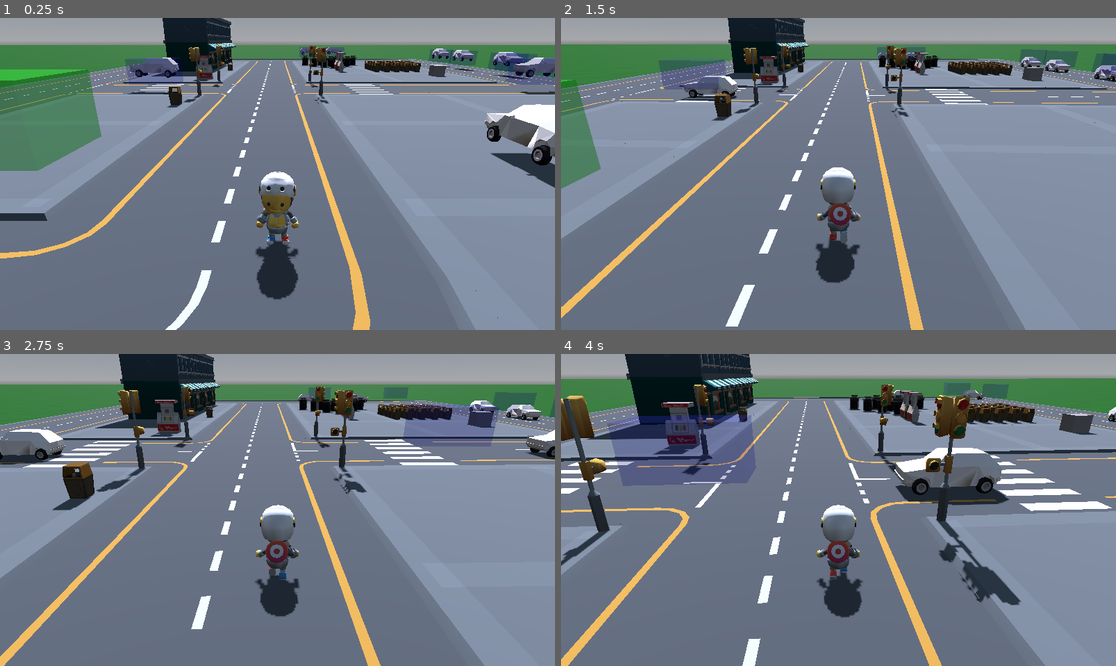
Above: before the commit, frames 1-4 (two rows, left to right).
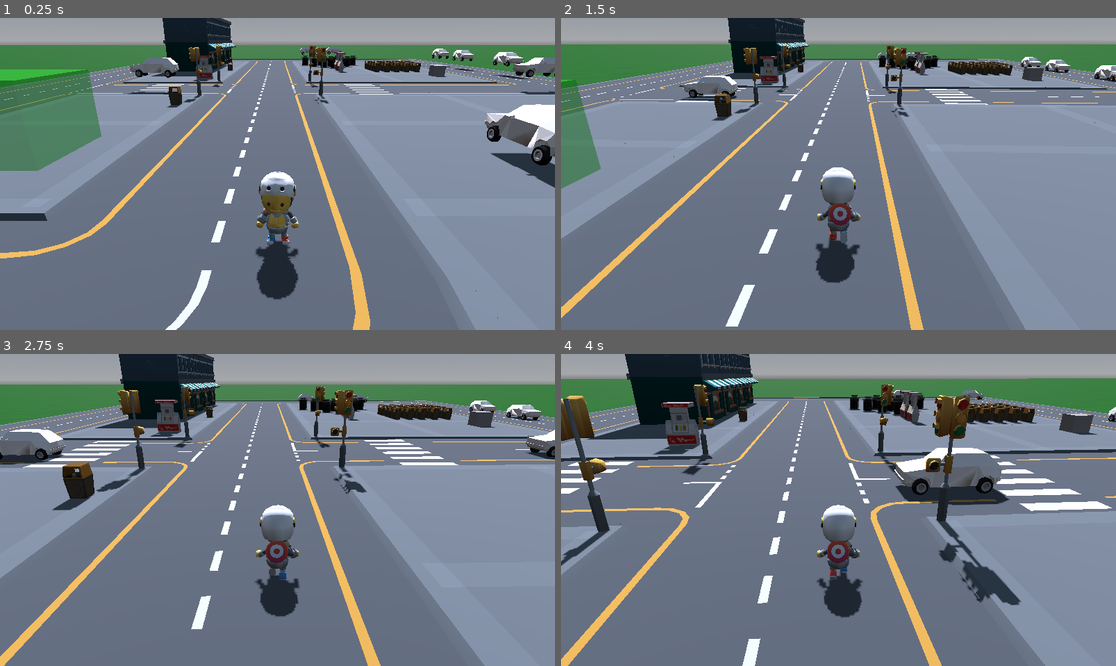
Above: after the commit, the same moments.

Repository: leems-dreems/car-driver
Game: Godot game, scene res://maps/KayKitCity/kay_kit_city.tscn
Two runs of this game, one before a commit and one after it. Both use one fixed random seed, a clock stepped at 60 frames per second and the inputs below.
Inputs (mouse positions are in pixels of both pictures, inside the frame that each line leads up to):
- Up to frame 1 (0.25 s): no input
- Up to frame 2 (1.5 s): move the mouse to (866, 174) at 0.52 s; hold W (Accelerate) from 0.53 s (still down); move the mouse to (810, 174) at 1.27 s
- Up to frame 3 (2.75 s): keep holding W (Accelerate); move the mouse to (288, 503) at 2.02 s
- Up to frame 4 (4 s): keep holding W (Accelerate); move the mouse to (832, 516) at 2.77 s; move the mouse to (877, 513) at 3.52 s

The runs differ from the first frame. In frame 1, 1.5% of the frame differs, in the area x 22-100%, y 9-22%; in frame 2, 1.8%; in frame 3, 2.1%; in frame 4, 4.4%, in the area x 8-81%, y 9-43%.
Error before the commit: Invalid assignment of property or key 'just_moved' with value of type 'bool' on a base object of type 'Nil'. (res://traffic/traffic_path.gd:126)

Commit message:
Fix broken reference, hide TrafficPathFollowers
Fix a bug in TrafficPath, and hide the blue box collider used by TrafficPathFollower nodes

Diff:
--- a/traffic/traffic_path.gd
+++ b/traffic/traffic_path.gd
@@ -123,5 +123,5 @@
       add_child(new_vehicle)
       new_vehicle.start_ai()
     else:
-      _follower.vehicle.just_moved = false
+      _follower.just_moved = false
   return
--- a/traffic/traffic_path_follower.tscn
+++ b/traffic/traffic_path_follower.tscn
@@ -23,5 +23,6 @@
 shape = SubResource("BoxShape3D_1d423")
 
 [node name="MeshInstance3D" type="MeshInstance3D" parent="Area3D"]
+visible = false
 mesh = SubResource("BoxMesh_55gh1")
 surface_material_override/0 = SubResource("StandardMaterial3D_lfioe")
